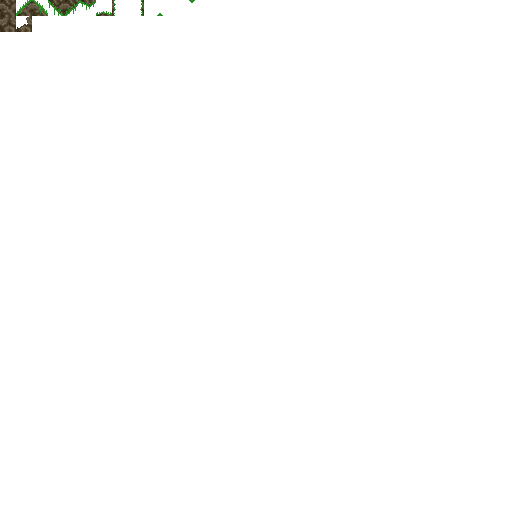
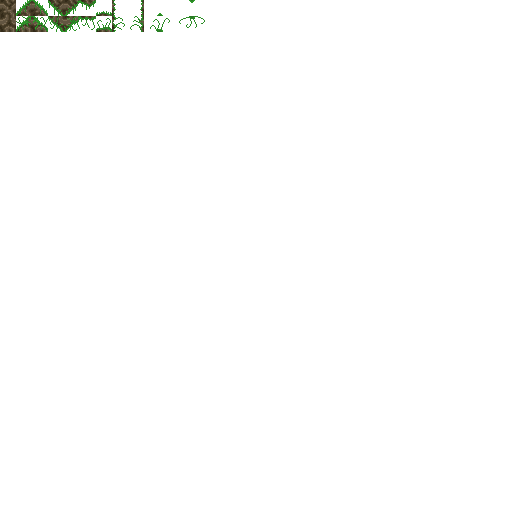
Before/after of a 512x512 layered artwork. What changed in the layer stack:
removed layer "Copy of upper-right" over (x1=16, y1=16, x2=205, y2=32)
removed layer "Copy of upper-left" over (x1=16, y1=16, x2=205, y2=32)
removed layer "Copy of lower-right" over (x1=16, y1=16, x2=205, y2=32)
removed layer "Copy of lower-left" over (x1=16, y1=16, x2=205, y2=32)
removed layer "Copy of right" over (x1=64, y1=16, x2=205, y2=32)
removed layer "Copy of left" over (x1=48, y1=16, x2=205, y2=32)
removed layer "Copy of bottom" over (x1=32, y1=16, x2=205, y2=32)
removed layer "Copy of top" over (x1=16, y1=16, x2=205, y2=32)
painted on "upper-right" over (x1=16, y1=16, x2=205, y2=32)
painted on "upper-left" over (x1=16, y1=16, x2=205, y2=32)
painted on "lower-right" over (x1=16, y1=16, x2=205, y2=32)
painted on "lower-left" over (x1=16, y1=16, x2=205, y2=32)
painted on "left" over (x1=48, y1=16, x2=205, y2=32)
painted on "bottom" over (x1=32, y1=16, x2=205, y2=32)
painted on "top" over (x1=16, y1=16, x2=205, y2=32)
renamed "lr alt" to "lr alt 1", painted on it over (x1=16, y1=16, x2=205, y2=32)
added layer "ll alt 1" above "ur alt 1" over (x1=16, y1=16, x2=205, y2=32)
added layer "ur alt 1" above "ul alt 1" over (x1=16, y1=16, x2=205, y2=32)
added layer "ul alt 1" above "top alt 1" over (x1=16, y1=16, x2=205, y2=32)
added layer "top alt 1" above "bottom alt 1" over (x1=16, y1=16, x2=205, y2=32)
added layer "bottom alt 1" above "left alt 1" over (x1=32, y1=16, x2=205, y2=32)
added layer "left alt 1" above "right alt 1" over (x1=48, y1=16, x2=205, y2=32)
painted on "full alt 1" over (x1=16, y1=16, x2=205, y2=32)
painted on "full" over (x1=16, y1=16, x2=205, y2=32)
…and 14 more changes (5 added, 5 painted, 4 removed)
